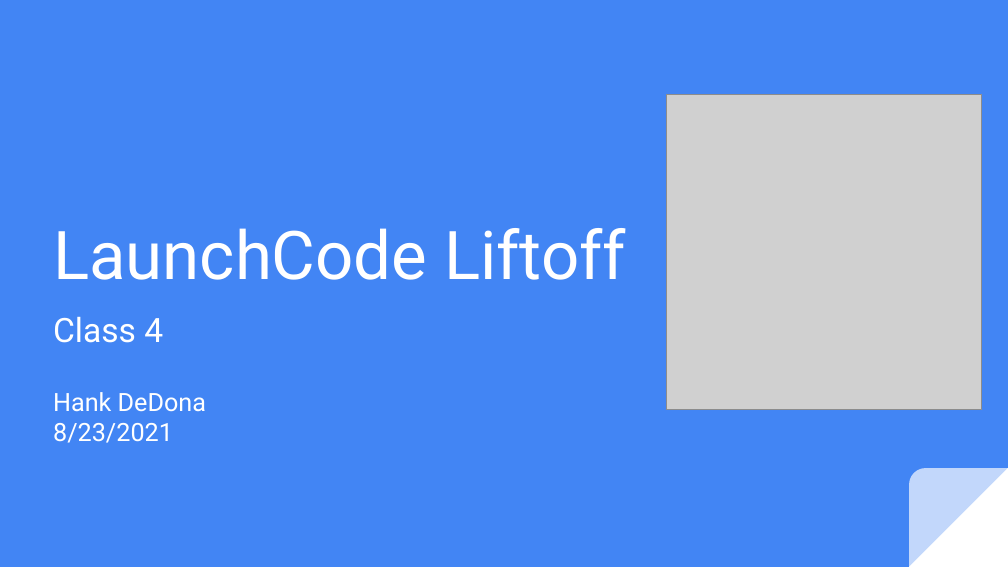
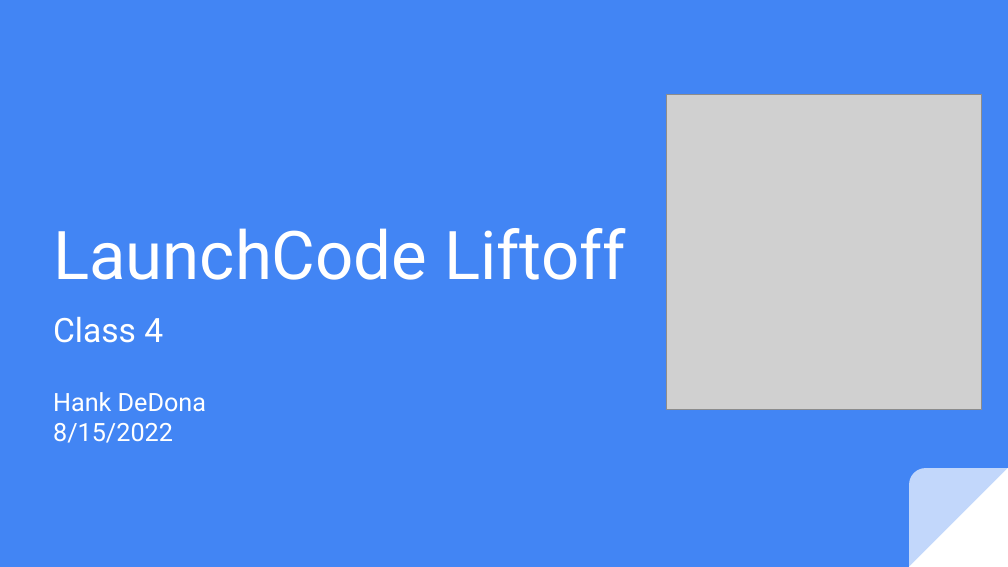
Before and after one commit to icon5585/liftoff-presentations, a slide deck: slide 1 of Class 4 Slides.pptx. Drawn at 1008x567 pixels with LibreOffice and Linux fonts; fonts in the diff are those of the drawing; grey boxes stand for pictures. Boxes give left, top, right and bottom in pixels: in the first picture for what was removed or moved away, otherwise in the second. Text is boxed around its words. In the diff, an @@ line names an element or a change of style, - is before the commit and + after.

Commit message:
Updates for July 2022 - STL

```diff
--- a/Class 4 Slides.pptx
+++ b/Class 4 Slides.pptx
@@ subtitle at box(53, 423, 173, 443): text changed @@
-8/23/2021
+8/15/2022
```
